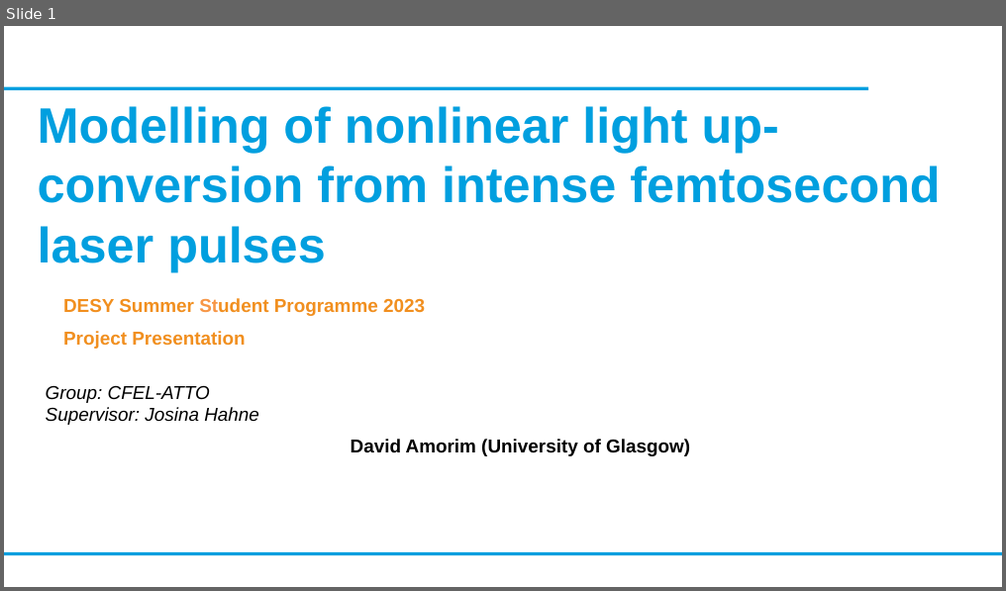
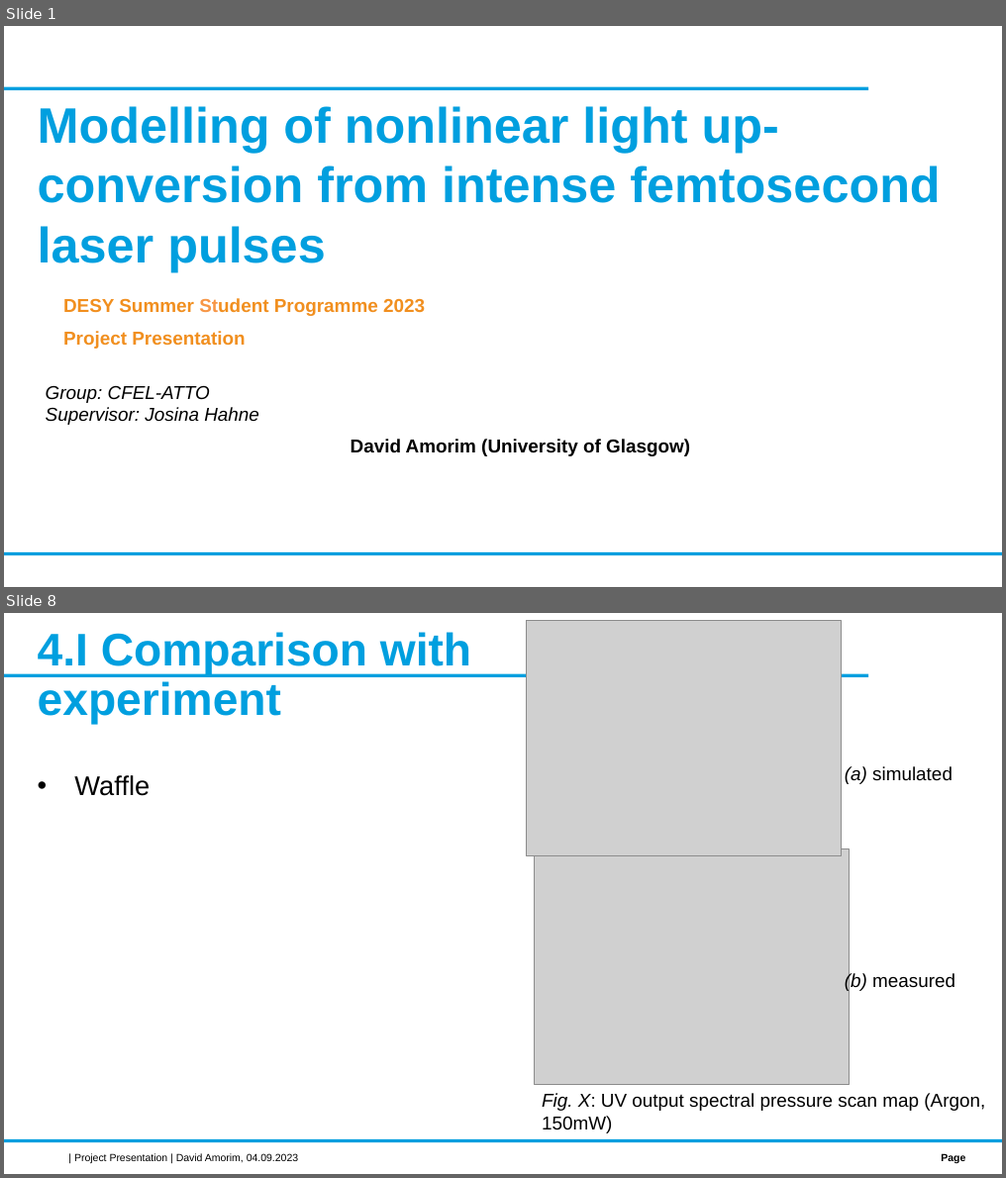
Before and after one commit to david-f-amorim/Simulating-THG-of-few-femtosecond-pulses-in-a-noble-gas-, a slide deck: presentations/DESY - Final Presentation.pptx. Shown one above the other, each under a label of ours: slide 1 before the commit, slides 1 and 8 after it; the slides between them are not shown. The pictures are 1006x591 and 1006x1178 pixels, drawn with LibreOffice and Linux fonts; fonts in the diff are those of the drawing; grey boxes stand for pictures; background and template pictures are left out. Boxes give left, top, right and bottom in pixels: in the first picture for what was removed or moved away, otherwise in the second. Text is boxed around its words. In the diff, an @@ line names an element or a change of style, - is before the commit and + after.

```diff
--- a/presentations/DESY - Final Presentation.pptx
+++ b/presentations/DESY - Final Presentation.pptx
@@ slide 8 added at box(4, 613, 1002, 1174), background #FFFFFF; not listed: 2 template elements that a slide beside it also shows @@
@@ title added at box(38, 632, 471, 724), 44 pt, text #009FDF, bold @@
+4.I Comparison with experiment
@@ picture added at box(527, 621, 841, 857) @@
@@ text added at box(74, 775, 150, 796), 26 pt, text #000000 @@
+• Waffle
@@ text added at box(845, 766, 952, 784), 18 pt, text #000000 @@
+(a) simulated
@@ picture added at box(535, 850, 849, 1085) @@
@@ text added at box(845, 972, 955, 991), 18 pt, text #000000 @@
+(b) measured
@@ text added at box(542, 1093, 985, 1134), 18 pt, text #000000 @@
+Fig. X: UV output spectral pressure scan map (Argon, 150mW)
@@ text added at box(74, 1154, 298, 1163), 10 pt, text #000000 @@
+| Project Presentation | David Amorim, 04.09.2023
@@ text added at box(941, 1154, 965, 1163), 10 pt, text #000000, bold @@
+Page
```
Also in this commit, not shown: 6 slides changed, 7 other slides added, 53 other files.
